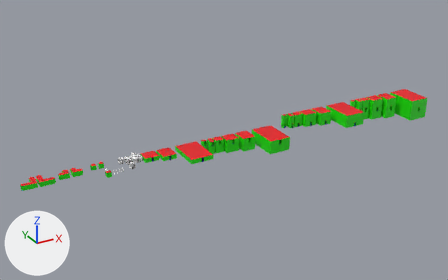
The Blender file Modele/Rooms.blend as it was, and as the next commit left it.
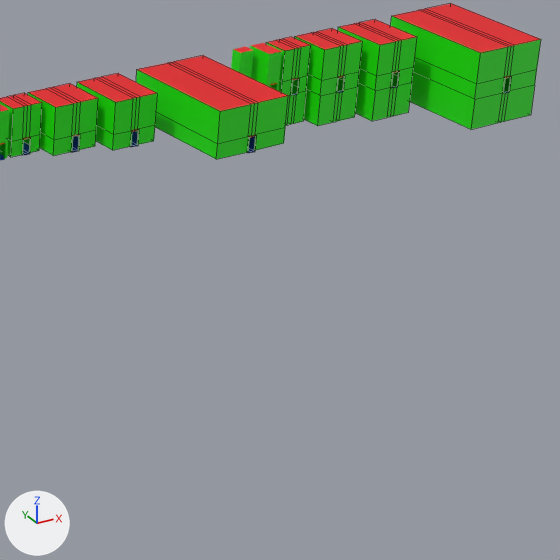
There are two pictures of each version: one whole from a 50 mm lens placed at (-292.0, -880.0, 439.0), pointed at (176.0, -30.0, 14.0), one close up on the part from 65% to 96% of the width and 31% to 82% of the height. The axes (+X, +Y, +Z) are drawn at lower left. The lights are the same throughout. The close-ups show mesh edges as thin lines.

Names of what the first close-up shows: '1x2 Room  Deep and Tall', '2x2 Room Deep and Tall', '2x2 Room Tall', '3x3 Room Deep and Tall', '3x3 Room Tall', '3x4 Room Deep and Tall', '3x4 Room Tall', '5x8 Room  Deep and Tall', '5x8 Room  Tall'.
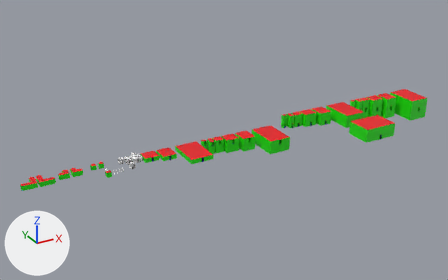
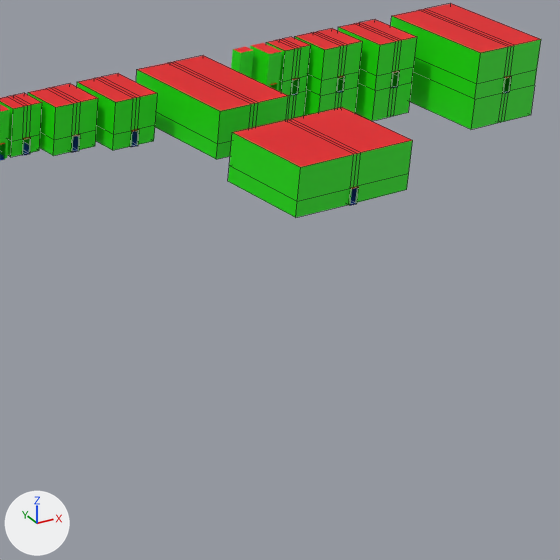
Commit message: SFER-105: Add 8x6 room

Pixel boxes (x1, y1, x2, y2) of what changed, in the close-ups (560 x 560 px):
'8x6 Room Tall', added
    after: (228, 107, 413, 217)
    faces in mat_wall (green #1de700): (228, 132, 413, 217)
    faces in mat_ceiling (red #e7000f): (233, 107, 412, 189)

Edits to the bpy script that builds the scene:
```text
Add me_8x6_room__tall:
    me_8x6_room__tall.from_pydata(...)  # 26 vertices, 18 faces; spans x 0.0..32.0, y 0.0..24.0, z 0.0..48.0
    # faces by material slot: [4, 10, 4]
    me_8x6_room__tall.materials.append(mat_floor)  # blue #2953e7
    me_8x6_room__tall.materials.append(mat_wall)  # green #1de700
    me_8x6_room__tall.materials.append(mat_ceiling)  # red #e7000f
Add ob_8x6_room_tall:
    ob_8x6_room_tall = bpy.data.objects.new('8x6 Room Tall', me_8x6_room__tall)
    ob_8x6_room_tall.location = (434.0, -85.0, 0.0)
    ob_8x6_room_tall.rotation_euler = (1.571, 0.0, 0.0)  # degrees (90, 0, 0)
    _m = ob_8x6_room_tall.modifiers.new('Mirror', 'MIRROR')
```
